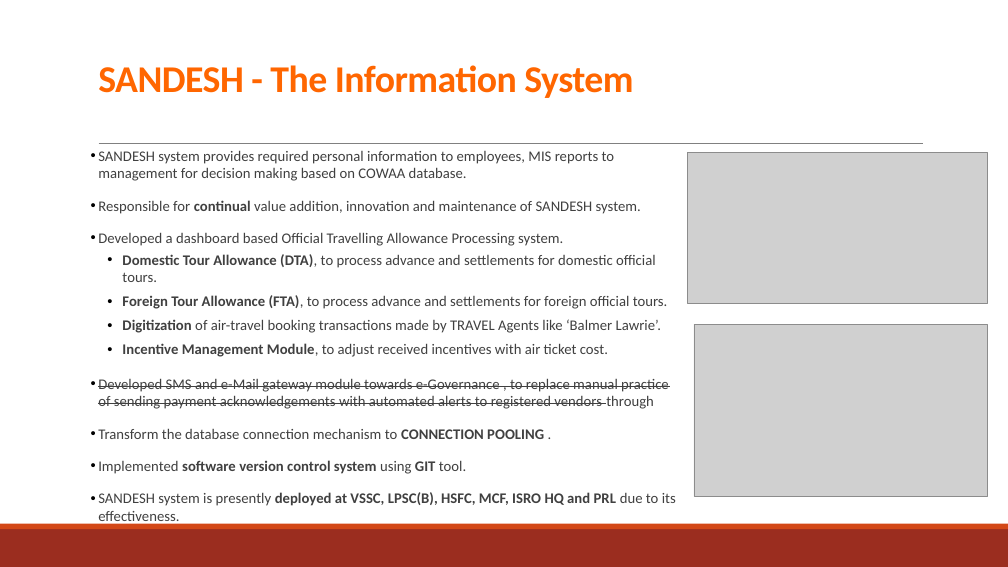
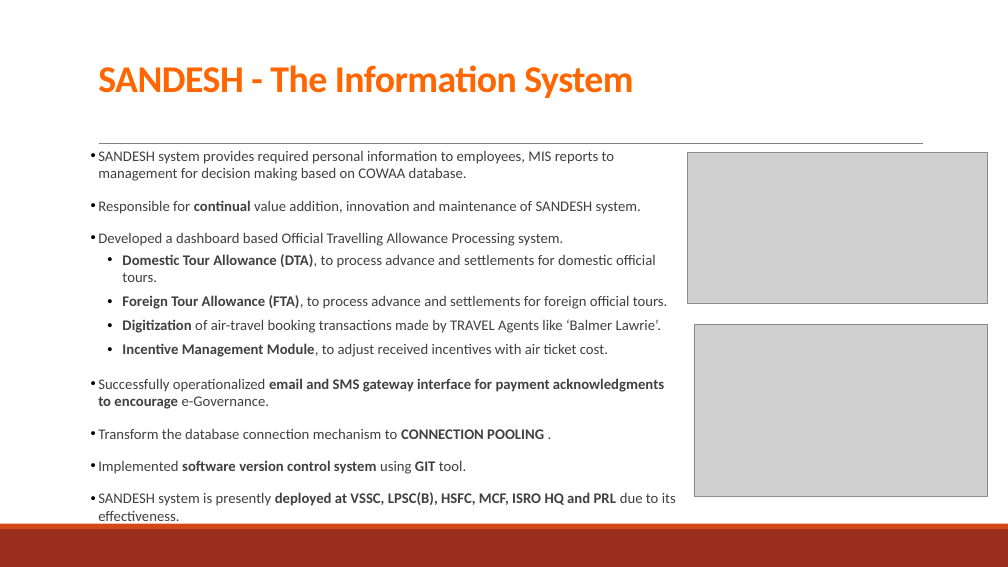
Before and after one commit to NavdeepGarg/DPC_Repo, a slide deck: slide 6 of handOutSources/navdeep.pptx. Drawn at 1008x567 pixels with LibreOffice and Linux fonts; fonts in the diff are those of the drawing; grey boxes stand for pictures. Boxes give left, top, right and bottom in pixels: in the first picture for what was removed or moved away, otherwise in the second. Text is boxed around its words. In the diff, an @@ line names an element or a change of style, - is before the commit and + after.

```diff
--- a/handOutSources/navdeep.pptx
+++ b/handOutSources/navdeep.pptx
@@ text at (x1=98, y1=378, x2=664, y2=409): text changed; bold on @@
-• Developed SMS and e-Mail gateway module towards e-Governance , to replace manual practice of sending payment acknowledgements with automated alerts to registered vendors through
+• Successfully operationalized email and SMS gateway interface for payment acknowledgments to encourage e-Governance.
```
Also in this commit, not shown: 3 other slides changed, 1 other file.
